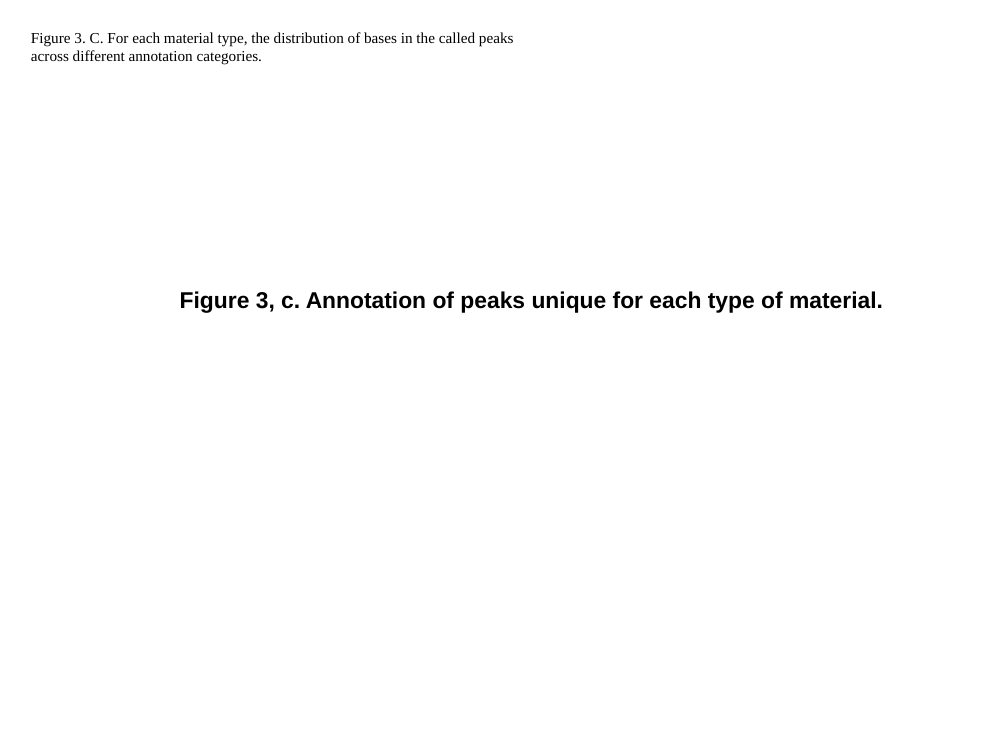
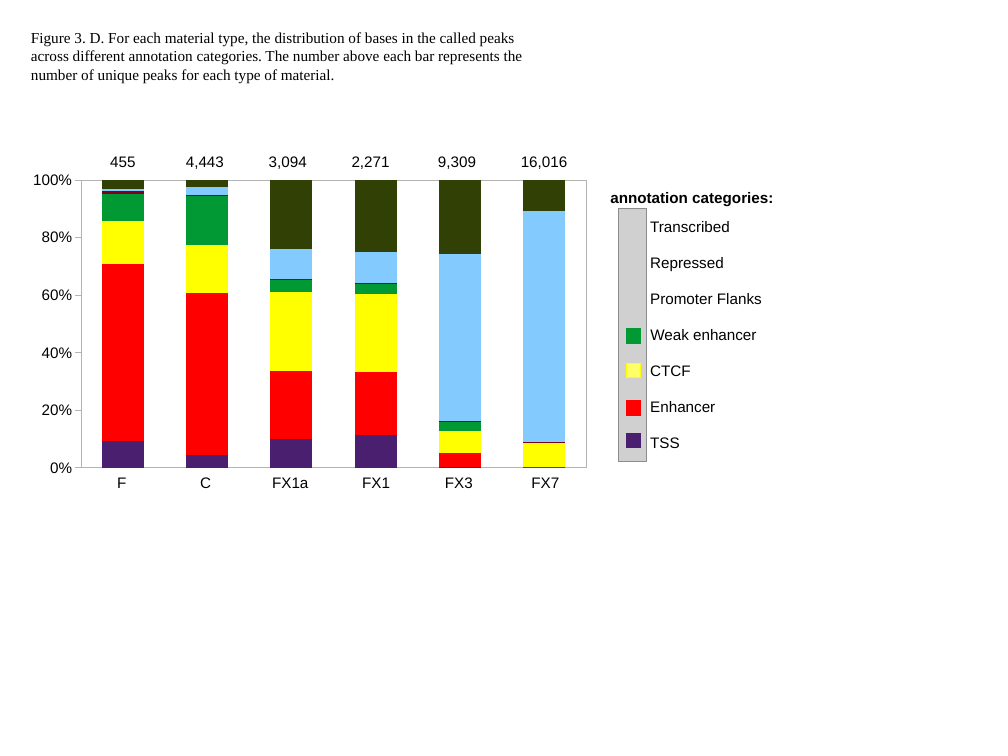
Before and after one commit to jknightlab/ATACseq_pipeline, a slide deck: slide 8 of Core_manuscript/Paper/Figures/ATAC_figures.odp (slide 7 before the commit). Drawn at 1008x756 pixels with LibreOffice and Linux fonts; fonts in the diff are those of the drawing; grey boxes stand for pictures. Boxes give left, top, right and bottom in pixels: in the first picture for what was removed or moved away, otherwise in the second. Text is boxed around its words. In the diff, an @@ line names an element or a change of style, - is before the commit and + after.

Commit message:
added overlapping and unique ATAC peaks

```diff
--- a/Core_manuscript/Paper/Figures/ATAC_figures.odp
+++ b/Core_manuscript/Paper/Figures/ATAC_figures.odp
@@ text at bbox=[31, 32, 523, 84]: text changed @@
-Figure 3. C. For each material type, the distribution of bases in the called peaks
-across different annotation categories.
+Figure 3. D. For each material type, the distribution of bases in the called peaks
+across different annotation categories. The number above each bar represents the
+number of unique peaks for each type of material.
@@ column stacked 100% chart added at bbox=[22, 166, 598, 482] @@
+categories: 1, 2, 3, 4, 5, 6
+Series 1: 9, 5, 10, 12, 0, 0
+Series 2: 62, 56, 24, 22, 5, 0
+Series 3: 15, 17, 27, 27, 7, 8
+Series 4: 9, 17, 4, 3, 3, 0
+Series 5: 1, 0, 0, 0, 0, 0
+Series 6: 1, 3, 10, 11, 58, 80
+Series 7: 3, 2, 24, 25, 26, 11
@@ text added at bbox=[110, 156, 135, 167], 12 pt, text #000000 @@
+455
@@ text added at bbox=[186, 156, 224, 169], 12 pt, text #000000 @@
+4,443
@@ text added at bbox=[269, 156, 307, 169], 12 pt, text #000000 @@
+3,094
@@ text added at bbox=[352, 156, 390, 169], 12 pt, text #000000 @@
+2,271
@@ text added at bbox=[438, 156, 476, 169], 12 pt, text #000000 @@
+9,309
@@ text added at bbox=[521, 156, 568, 169], 12 pt, text #000000 @@
+16,016
@@ text added at bbox=[610, 192, 773, 207], 12 pt, text #000000, bold @@
+annotation categories:
@@ picture added at bbox=[618, 209, 647, 462] @@
@@ text added at bbox=[650, 221, 730, 232], 12 pt, text #000000 @@
+Transcribed
@@ text added at bbox=[650, 257, 724, 271], 12 pt, text #000000 @@
+Repressed
@@ text removed at bbox=[180, 291, 883, 313] @@
-Figure 3, c. Annotation of peaks unique for each type of material.
@@ text added at bbox=[650, 293, 762, 304], 12 pt, text #000000 @@
+Promoter Flanks
@@ rectangle added at bbox=[627, 329, 641, 344], fill #009933, outline #009933 0 pt @@
@@ text added at bbox=[650, 329, 756, 340], 12 pt, text #000000 @@
+Weak enhancer
@@ rectangle added at bbox=[627, 363, 641, 378], fill #FFFF66, outline #FFFF00 0 pt @@
@@ text added at bbox=[650, 365, 691, 376], 12 pt, text #000000 @@
+CTCF
@@ rectangle added at bbox=[627, 401, 641, 415], fill #FF0000, outline #FF0000 0 pt @@
@@ text added at bbox=[650, 401, 715, 412], 12 pt, text #000000 @@
+Enhancer
@@ rectangle added at bbox=[627, 434, 641, 448], fill #4B1F6F, outline #4B1F6F 0 pt @@
@@ text added at bbox=[650, 437, 680, 448], 12 pt, text #000000 @@
+TSS
@@ text added at bbox=[117, 477, 126, 488], 12 pt, text #000000 @@
+F
@@ text added at bbox=[200, 477, 211, 488], 12 pt, text #000000 @@
+C
@@ text added at bbox=[272, 477, 308, 488], 12 pt, text #000000 @@
+FX1a
@@ text added at bbox=[362, 477, 390, 488], 12 pt, text #000000 @@
+FX1
@@ text added at bbox=[445, 477, 473, 488], 12 pt, text #000000 @@
+FX3
@@ text added at bbox=[531, 477, 559, 488], 12 pt, text #000000 @@
+FX7
```
Also in this commit, not shown: 1 other slide changed, 2 slides added.
